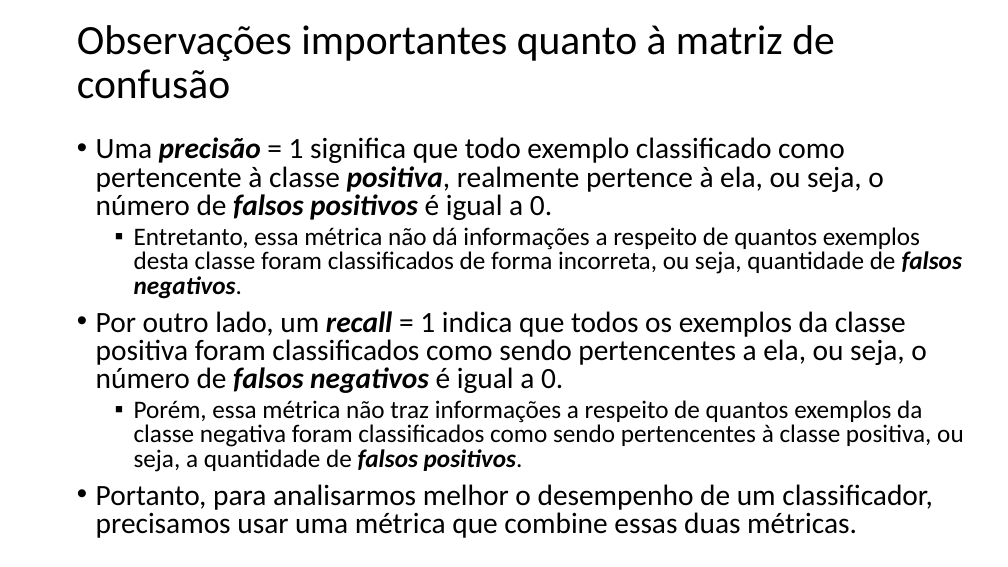
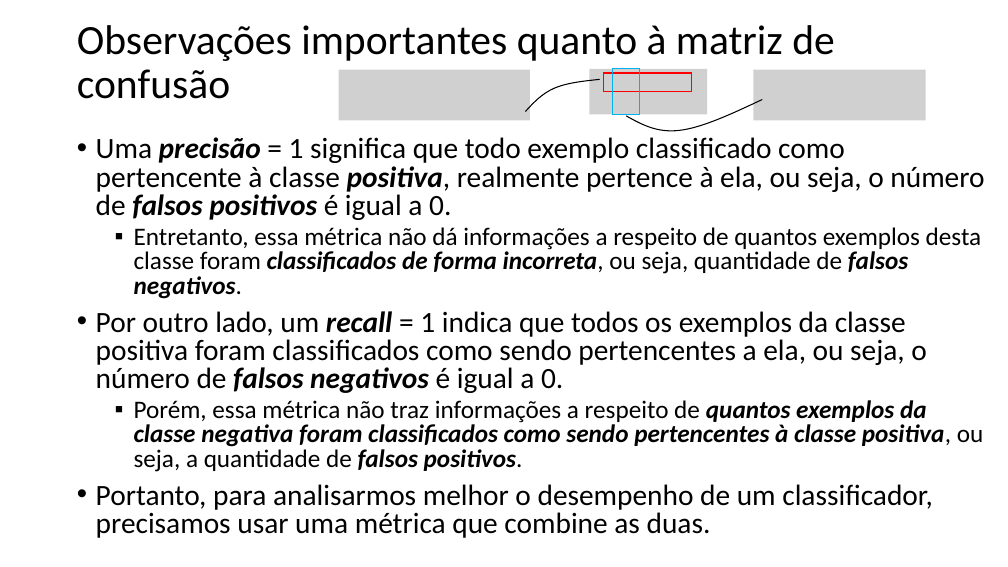
Before and after one commit to zz4fap/t320_aprendizado_de_maquina, a slide deck: slide 11 of slides/T320_Classificação (Parte V).pptx. Drawn at 1008x567 pixels with LibreOffice and Linux fonts; fonts in the diff are those of the drawing; grey boxes stand for pictures. Boxes give left, top, right and bottom in pixels: in the first picture for what was removed or moved away, otherwise in the second. Text is boxed around its words. In the diff, an @@ line names an element or a change of style, - is before the commit and + after.

```diff
--- a/slides/T320_Classificação (Parte V).pptx
+++ b/slides/T320_Classificação (Parte V).pptx
@@ picture added at [339,70,530,120] @@
@@ freeform shape added at [526,79,600,111], outline #000000 1 pt @@
@@ picture added at [590,69,708,114] @@
@@ rectangle added at [603,73,692,92], outline #FF0000 1 pt @@
@@ rectangle added at [613,69,640,114], outline #00B0F0 1 pt @@
@@ picture added at [754,70,926,120] @@
@@ freeform shape added at [626,100,762,132], outline #000000 1 pt @@
@@ text at [134,227,984,472]: bold on, italic on in "classificados de forma incorreta,", "quantos exemplos da classe negativa foram classificados ..." @@
@@ text at [96,484,933,538]: text changed @@
-• Portanto, para analisarmos melhor o desempenho de um classificador, precisamos usar uma métrica que combine essas duas métricas.
+• Portanto, para analisarmos melhor o desempenho de um classificador, precisamos usar uma métrica que combine as duas.
```
Also in this commit, not shown: 5 other slides changed, 6 other files.
